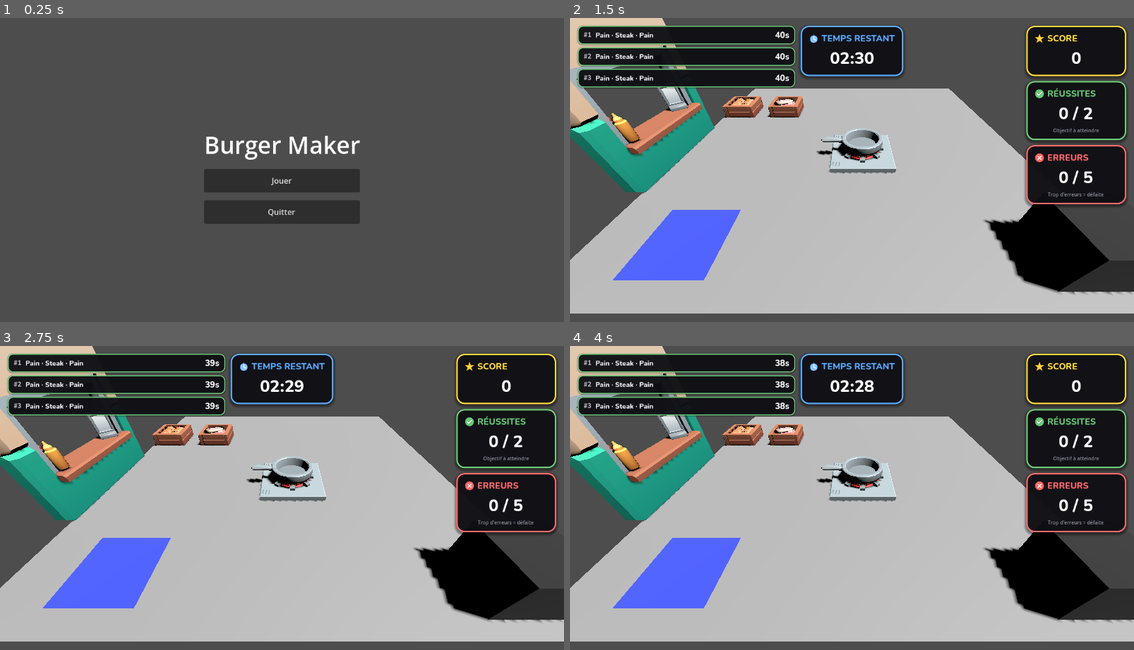
Above: before the commit, frames 1-4 (two rows, left to right).
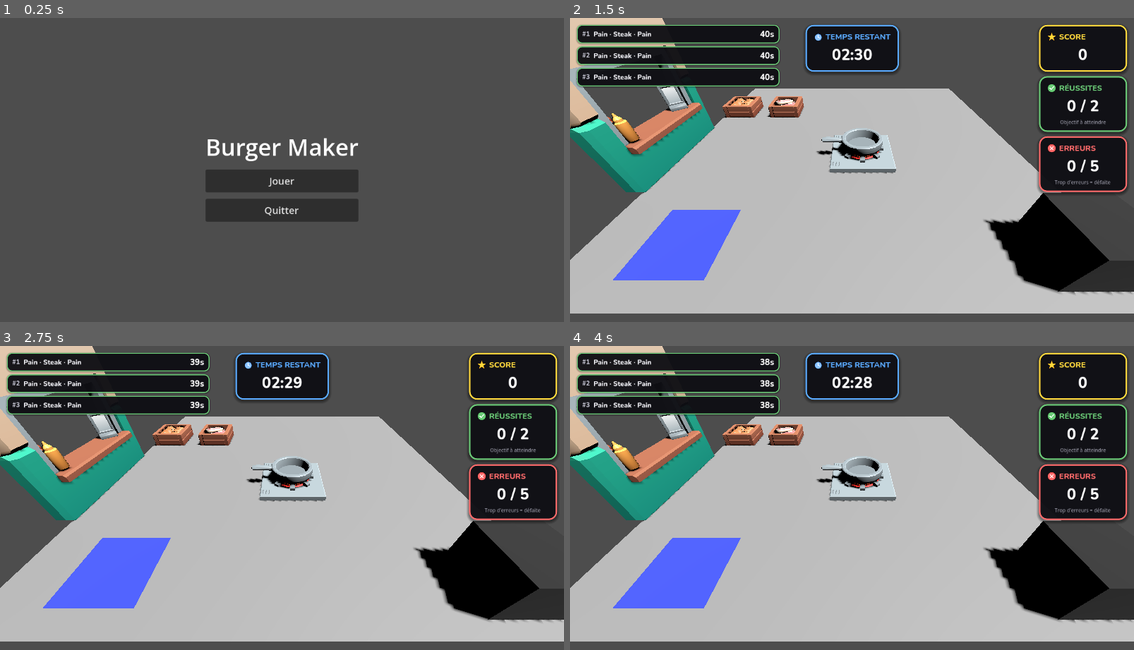
Above: after the commit, the same moments.

Repository: arthur-mdn/Godot-Burger-Maker
Game: Godot game, scene res://Scenes/MainMenu.tscn
The game is run twice, just before and just after one commit, with the same random seed, the same clock (stepped at 60 frames per second) and the same inputs.
Inputs (mouse positions are in pixels of both pictures, inside the frame that each line leads up to):
- Up to frame 1 (0.25 s): no input
- Up to frame 2 (1.5 s): click "Jouer" at 0.5 s; click "1. Premier flip" at 1.25 s
- Up to frame 3 (2.75 s): tap Enter at 2 s; move the mouse to (406, 488) at 2.02 s; click (406, 488) at 2.17 s
- Up to frame 4 (4 s): tap Space at 2.75 s; move the mouse to (739, 519) at 2.77 s; click (739, 519) at 2.92 s; move the mouse to (908, 434) at 3.52 s; click (908, 434) at 3.67 s

The runs differ from the first frame. In frame 1, 1.3% of the frame differs, in the area x 36-64%, y 38-68%; in frame 2, 9.4%; in frame 3, 9.4%; in frame 4, 9.4%, in the area x 1-99%, y 2-63%.

Commit message:
Add auto scale for  UI sizing

Diff:
--- a/Scripts/level_select.gd
+++ b/Scripts/level_select.gd
@@ -1,12 +1,40 @@
 extends Control
 
+@onready var title_label: Label = $MarginContainer/VBoxContainer/TitleLabel
 @onready var level_list: VBoxContainer = $MarginContainer/VBoxContainer/ScrollContainer/LevelList
 @onready var back_button: Button = $MarginContainer/VBoxContainer/BackButton
+@onready var content_box: VBoxContainer = $MarginContainer/VBoxContainer
+@onready var margin_container: MarginContainer = $MarginContainer
 
 
 func _ready() -> void:
 	back_button.pressed.connect(_on_back_pressed)
+	UiScale.scale_changed.connect(_on_scale_changed)
 	_populate_levels()
+	_apply_ui_scale()
+
+
+func _on_scale_changed() -> void:
+	_apply_ui_scale()
+
+
+func _apply_ui_scale() -> void:
+	UiScale.apply_label(title_label, 40)
+	UiScale.apply_button(back_button, 20, Vector2(0, 52))
+	content_box.add_theme_constant_override("separation", roundi(UiScale.px(20.0)))
+	level_list.add_theme_constant_override("separation", roundi(UiScale.px(12.0)))
+
+	var margin := roundi(UiScale.px(40.0))
+	margin_container.add_theme_constant_override("margin_left", margin)
+	margin_container.add_theme_constant_override("margin_top", margin)
+	margin_container.add_theme_constant_override("margin_right", margin)
+	margin_container.add_theme_constant_override("margin_bottom", margin)
+
+	for child in level_list.get_children():
+		if child is Button:
+			UiScale.apply_button(child, 20, Vector2(0, 52))
+
+	UiScale.refresh_control_tree(self)
 
 
 func _populate_levels() -> void:
@@ -30,6 +58,7 @@
 			button.text = "%d. %s  (verrouillé)" % [i + 1, level_data["name"]]
 			button.disabled = true
 
+		UiScale.apply_button(button, 20, Vector2(0, 52))
 		level_list.add_child(button)
 
 
--- a/Scripts/main.gd
+++ b/Scripts/main.gd
@@ -18,6 +18,10 @@
 @onready var success_label = $CanvasLayer/GameHUD/SuccessCard/Margin/Content/Value
 @onready var success_hint_label = $CanvasLayer/GameHUD/SuccessCard/Margin/Content/Hint
 @onready var fail_label = $CanvasLayer/GameHUD/FailCard/Margin/Content/Value
+@onready var fail_hint_label = $CanvasLayer/GameHUD/FailCard/Margin/Content/Hint
+@onready var orders_panel = $CanvasLayer/OrdersPanel
+@onready var game_hud = $CanvasLayer/GameHUD
+@onready var timer_card = $CanvasLayer/TimerCard
 @onready var level_end_popup = $CanvasLayer/LevelEndPopup
 @onready var end_title_label = $CanvasLayer/LevelEndPopup/Panel/MarginContainer/VBoxContainer/TitleLabel
 @onready var end_score_label = $CanvasLayer/LevelEndPopup/Panel/MarginContainer/VBoxContainer/ScoreLabel
@@ -45,8 +49,68 @@
 	next_button.pressed.connect(_on_next_pressed)
 	menu_button.pressed.connect(_on_menu_pressed)
 
+	UiScale.scale_changed.connect(_apply_ui_scale)
 	level_end_popup.visible = false
+	_apply_ui_scale()
 	start_level()
+
+
+func _apply_ui_scale() -> void:
+	UiScale.apply_label($CanvasLayer/TimerCard/Margin/Content/Header/Title, 18)
+	UiScale.apply_label(timer_label, 34)
+	UiScale.apply_label($CanvasLayer/GameHUD/ScoreCard/Margin/Content/Header/Title, 18)
+	UiScale.apply_label(score_label, 34)
+	UiScale.apply_label($CanvasLayer/GameHUD/SuccessCard/Margin/Content/Header/Title, 18)
+	UiScale.apply_label(success_label, 34)
+	UiScale.apply_label(success_hint_label, 11)
+	UiScale.apply_label($CanvasLayer/GameHUD/FailCard/Margin/Content/Header/Title, 18)
+	UiScale.apply_label(fail_label, 34)
+	UiScale.apply_label(fail_hint_label, 11)
+	UiScale.apply_label(end_title_label, 26)
+	UiScale.apply_label(end_score_label, 18)
+	UiScale.apply_button(retry_button, 18)
+	UiScale.apply_button(next_button, 18)
+	UiScale.apply_button(menu_button, 18)
+	UiScale.apply_panel_min_width($CanvasLayer/GameHUD/ScoreCard, 200)
+	UiScale.apply_panel_min_width($CanvasLayer/GameHUD/SuccessCard, 200)
+	UiScale.apply_panel_min_width($CanvasLayer/GameHUD/FailCard, 200)
+
+	var hud_width := UiScale.px(204.0)
+	game_hud.offset_left = -hud_width
+	game_hud.offset_top = UiScale.px(16.0)
+	game_hud.offset_right = -UiScale.px(16.0)
+	game_hud.add_theme_constant_override("separation", roundi(UiScale.px(10.0)))
+
+	var timer_half_width := UiScale.px(100.0)
+	timer_card.offset_left = -timer_half_width
+	timer_card.offset_right = timer_half_width
+	timer_card.offset_top = UiScale.px(16.0)
+	timer_card.offset_bottom = UiScale.px(88.0)
+
+	orders_panel.offset_left = UiScale.px(16.0)
+	orders_panel.offset_top = UiScale.px(16.0)
+	orders_panel.offset_right = UiScale.px(16.0) + UiScale.px(460.0)
+	orders_panel.add_theme_constant_override("separation", roundi(UiScale.px(6.0)))
+
+	var popup_half_w := UiScale.px(180.0)
+	var popup_half_h := UiScale.px(130.0)
+	level_end_popup.offset_left = -popup_half_w
+	level_end_popup.offset_right = popup_half_w
+	level_end_popup.offset_top = -popup_half_h
+	level_end_popup.offset_bottom = popup_half_h
+
+	for icon_path in [
+		"CanvasLayer/TimerCard/Margin/Content/Header/Icon",
+		"CanvasLayer/GameHUD/ScoreCard/Margin/Content/Header/Icon",
+		"CanvasLayer/GameHUD/SuccessCard/Margin/Content/Header/Icon",
+		"CanvasLayer/GameHUD/FailCard/Margin/Content/Header/Icon",
+	]:
+		var icon := get_node_or_null(icon_path)
+		if icon is TextureRect:
+			var icon_size := UiScale.px(20.0)
+			icon.custom_minimum_size = Vector2(icon_size, icon_size)
+
+	UiScale.refresh_control_tree($CanvasLayer)
 
 func start_level():
 	var level_data = LevelManager.get_current_level()
--- a/Scripts/main_menu.gd
+++ b/Scripts/main_menu.gd
@@ -1,12 +1,24 @@
 extends Control
 
+@onready var title_label: Label = $CenterContainer/VBoxContainer/TitleLabel
 @onready var play_button: Button = $CenterContainer/VBoxContainer/PlayButton
 @onready var quit_button: Button = $CenterContainer/VBoxContainer/QuitButton
+@onready var menu_box: VBoxContainer = $CenterContainer/VBoxContainer
 
 
 func _ready() -> void:
 	play_button.pressed.connect(_on_play_pressed)
 	quit_button.pressed.connect(_on_quit_pressed)
+	UiScale.scale_changed.connect(_apply_ui_scale)
+	_apply_ui_scale()
+
+
+func _apply_ui_scale() -> void:
+	UiScale.apply_label(title_label, 52)
+	UiScale.apply_button(play_button, 22, Vector2(220, 52))
+	UiScale.apply_button(quit_button, 22, Vector2(220, 52))
+	menu_box.add_theme_constant_override("separation", roundi(UiScale.px(16.0)))
+	UiScale.refresh_control_tree(self)
 
 
 func _on_play_pressed() -> void:
--- a/Scripts/order_card.gd
+++ b/Scripts/order_card.gd
@@ -1,9 +1,19 @@
 extends PanelContainer
+
+const BASE_NUMBER_FONT := 14
+const BASE_INGREDIENTS_FONT := 16
+const BASE_TIME_FONT := 19
+const BASE_STATUS_FONT := 24
+const BASE_CARD_WIDTH := 360.0
+const BASE_MARGIN := 10.0
+const BASE_ROW_SEPARATION := 8.0
 
 @onready var _number_label: Label = $Margin/Row/Number
 @onready var _ingredients_label: Label = $Margin/Row/Ingredients
 @onready var _time_label: Label = $Margin/Row/Time
 @onready var _status_label: Label = $Margin/Row/Status
+@onready var _margin: MarginContainer = $Margin
+@onready var _row: HBoxContainer = $Margin/Row
 
 var _panel_style: StyleBoxFlat
 var _urgency_color: Color = Color(0.42, 0.796, 0.467, 1)
@@ -14,6 +24,22 @@
 	if base_style is StyleBoxFlat:
 		_panel_style = base_style.duplicate() as StyleBoxFlat
 		add_theme_stylebox_override("panel", _panel_style)
+
+	UiScale.scale_changed.connect(_apply_scale)
+	_apply_scale()
+
+
+func _apply_scale() -> void:
+	_number_label.add_theme_font_size_override("font_size", UiScale.font(BASE_NUMBER_FONT))
+	_ingredients_label.add_theme_font_size_override("font_size", UiScale.font(BASE_INGREDIENTS_FONT))
+	_time_label.add_theme_font_size_override("font_size", UiScale.font(BASE_TIME_FONT))
+	_status_label.add_theme_font_size_override("font_size", UiScale.font(BASE_STATUS_FONT))
+	custom_minimum_size.x = UiScale.px(BASE_CARD_WIDTH)
+	_margin.add_theme_constant_override("margin_left", roundi(UiScale.px(BASE_MARGIN)))
+	_margin.add_theme_constant_override("margin_right", roundi(UiScale.px(BASE_MARGIN)))
+	_margin.add_theme_constant_override("margin_top", roundi(UiScale.px(5.0)))
+	_margin.add_theme_constant_override("margin_bottom", roundi(UiScale.px(5.0)))
+	_row.add_theme_constant_override("separation", roundi(UiScale.px(BASE_ROW_SEPARATION)))
 
 
 func _ensure_panel_style() -> void:
@@ -27,6 +53,7 @@
 
 func setup(order_number: int, ingredients_text: String, time_left: float, border_color: Color) -> void:
 	_ensure_panel_style()
+	_apply_scale()
 	_urgency_color = border_color
 	_number_label.text = "#%d" % order_number
 	_ingredients_label.text = ingredients_text
@@ -66,11 +93,12 @@
 	if _panel_style:
 		_panel_style.border_color = Color(1.0, 0.32, 0.32, 1)
 
+	var shake := UiScale.px(6.0)
 	var start_x := position.x
 	var tween := create_tween()
 	for _i in range(3):
-		tween.tween_property(self, "position:x", start_x + 6.0, 0.035)
-		tween.tween_property(self, "position:x", start_x - 6.0, 0.035)
+		tween.tween_property(self, "position:x", start_x + shake, 0.035)
+		tween.tween_property(self, "position:x", start_x - shake, 0.035)
 	tween.tween_property(self, "position:x", start_x, 0.035)
 	tween.tween_callback(func() -> void:
 		if _panel_style:
--- a/Scripts/serving_station.gd
+++ b/Scripts/serving_station.gd
@@ -73,9 +73,7 @@
 
 
 func _scaled_font_size() -> int:
-	var viewport_size := get_viewport().get_visible_rect().size
-	var min_dim := minf(viewport_size.x, viewport_size.y)
-	return clampi(roundi(min_dim * 0.045), 32, 56)
+	return UiScale.font(30)
 
 
 func _scaled_outline_size() -> int:
@@ -83,7 +81,7 @@
 
 
 func _scaled_float_offset() -> float:
-	return _scaled_font_size() * 1.25
+	return UiScale.px(36.0)
 
 
 func _feedback_world_pos() -> Vector3:
--- /dev/null
+++ b/Scripts/ui_scale.gd
@@ -0,0 +1,71 @@
+extends Node
+
+signal scale_changed
+
+const REFERENCE_MIN_DIM := 800.0
+const MIN_SCALE := 0.9
+const MAX_SCALE := 2.0
+
+
+func _ready() -> void:
+	get_viewport().size_changed.connect(_on_viewport_changed)
+
+
+func _on_viewport_changed() -> void:
+	scale_changed.emit()
+
+
+func get_scale() -> float:
+	var viewport_size := get_viewport().get_visible_rect().size
+	var min_dim := minf(viewport_size.x, viewport_size.y)
+	return clampf(min_dim / REFERENCE_MIN_DIM, MIN_SCALE, MAX_SCALE)
+
+
+func font(base: int) -> int:
+	return maxi(10, roundi(base * get_scale()))
+
+
+func px(base: float) -> float:
+	return base * get_scale()
+
+
+func vec2(base: Vector2) -> Vector2:
+	return base * get_scale()
+
+
+func apply_label(label: Label, base: int) -> void:
+	label.set_meta("ui_base_font", base)
+	label.add_theme_font_size_override("font_size", font(base))
+
+
+func apply_button(button: Button, font_base: int, min_size: Vector2 = Vector2.ZERO) -> void:
+	button.set_meta("ui_base_font", font_base)
+	button.add_theme_font_size_override("font_size", font(font_base))
+	if min_size != Vector2.ZERO:
+		button.set_meta("ui_base_min_size", min_size)
+		button.custom_minimum_size = vec2(min_size)
+
+
+func apply_panel_min_width(panel: PanelContainer, base_width: float) -> void:
+	panel.set_meta("ui_base_min_width", base_width)
+	panel.custom_minimum_size.x = px(base_width)
+
+
+func refresh_control_tree(root: Node) -> void:
+	if root is Control:
+		_refresh_control(root)
+
+	for child in root.get_children():
+		refresh_control_tree(child)
+
+
+func _refresh_control(root: Control) -> void:
+	if root is Label and root.has_meta("ui_base_font"):
+		root.add_theme_font_size_override("font_size", font(root.get_meta("ui_base_font")))
+	elif root is Button:
+		if root.has_meta("ui_base_font"):
+			root.add_theme_font_size_override("font_size", font(root.get_meta("ui_base_font")))
+		if root.has_meta("ui_base_min_size"):
+			root.custom_minimum_size = vec2(root.get_meta("ui_base_min_size"))
+	elif root is PanelContainer and root.has_meta("ui_base_min_width"):
+		root.custom_minimum_size.x = px(root.get_meta("ui_base_min_width"))
--- a/project.godot
+++ b/project.godot
@@ -19,6 +19,7 @@
 
 GameState="*res://Scripts/game_state.gd"
 LevelManager="*res://Scripts/level_manager.gd"
+UiScale="*res://Scripts/ui_scale.gd"
 
 [physics]
 
Not shown, added: Scripts/ui_scale.gd.uid
